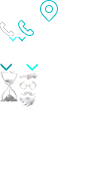
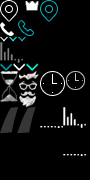
The second 90 x 180 image is a revision of the first. Changes to its layers:
showed "Фон" over bbox(0, 0, 90, 180)
